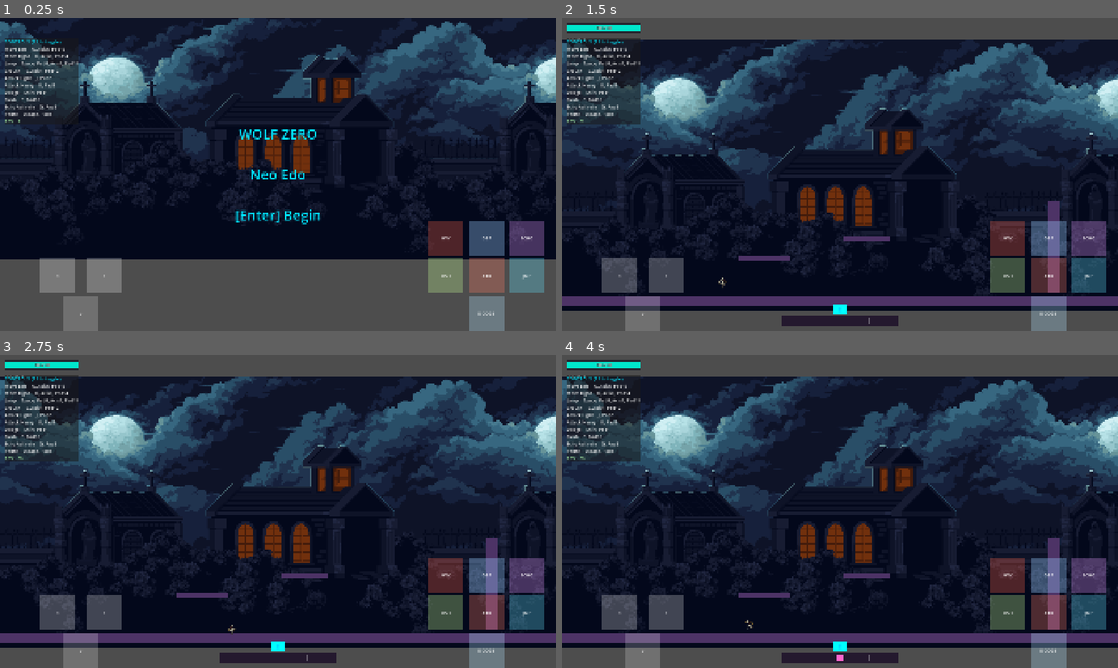
Above: before the commit, frames 1-4 (two rows, left to right).
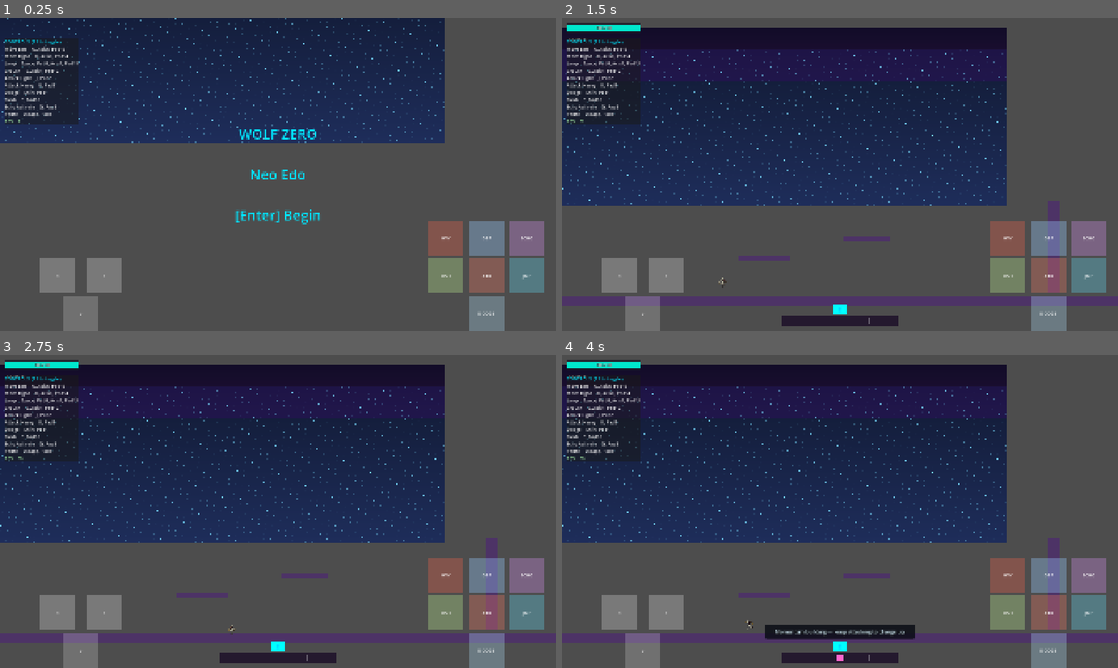
Above: after the commit, the same moments.

Repository: adbarc92/wolf-zero
Game: Godot game, scene res://scenes/main/main.tscn
Two runs of this game, one before a commit and one after it. Both use one fixed random seed, a clock stepped at 60 frames per second and the inputs below.
Inputs (mouse positions are in pixels of both pictures, inside the frame that each line leads up to):
- Up to frame 1 (0.25 s): no input
- Up to frame 2 (1.5 s): tap Enter (ui_accept) at 0.5 s; move the mouse to (962, 158) at 0.52 s; hold D (move_right) 0.53-1.25 s; hold S (crouch) 0.53-1.25 s; click (962, 158) at 0.67 s; tap Space (jump) at 0.77, 1.07 s; tap C (dash) at 0.8 s; drag from (728, 190) to (812, 237) at 1.27 s
- Up to frame 3 (2.75 s): tap Enter (ui_accept) at 2 s; move the mouse to (333, 442) at 2.02 s; hold D (move_right) from 2.03 s (still down); hold Enter (ui_accept) from 2.03 s (still down); tap Space (jump) at 2.3 s
- Up to frame 4 (4 s): release D (move_right) at 2.75 s; release Enter (ui_accept) at 2.75 s; drag from (812, 574) to (673, 464) at 2.77 s; tap R (restart) at 3.5 s; move the mouse to (1006, 558) at 3.52 s; hold A (move_left) from 3.53 s (still down); tap K (attack_heavy) at 3.6 s; tap Space (jump) at 3.77 s; tap C (dash) at 3.8 s

The runs differ from the first frame. In frame 1, 65% of the frame differs, in the area x 0-100%, y 0-78%; in frame 2, 71%; in frame 3, 71%; in frame 4, 71%, in the area x 0-100%, y 3-94%.

Commit message:
integrate(Z): apply swarm lane contract requests
- B: swap _setup_parallax/_add_layer -> add_child(SceneBackdrop.new())
- E: _initialize_ecs uses CharacterFrames.player()/enemy(); delete inline
  _build_*_frames + FK/FK2 consts
- D: add_child(Tutorial.new()) in _ready gated on player_data.tutorial_seen
  (new flag, persisted); first-run-only onboarding
- C: register level_two in Levels (_ORDER + create arm); on level win advance
  via Levels.next_after(current_level_id) (Stage Clear -> restart), else
  VICTORY; menu start resets to Levels.first(); update registry test for the
  two-level chain

Reconcile: import clean, GUT 146/146, headless boot clean, signed Android
debug APK built.

Diff:
--- a/scripts/autoload/game_state.gd
+++ b/scripts/autoload/game_state.gd
@@ -71,6 +71,9 @@
 	"has_dash": false,
 	"has_grapple": false,
 	"has_air_dash": false,
+
+	# First-run onboarding (Lane D): set true once tutorial prompts have shown.
+	"tutorial_seen": false,
 
 	# Echo upgrades
 	"echo_record_time": 3.0,
--- a/scripts/levels/levels.gd
+++ b/scripts/levels/levels.gd
@@ -4,7 +4,7 @@
 ## game from concrete level classes — add a level by writing a Level subclass and
 ## registering it in `_make` + `_ORDER`.
 
-const _ORDER: Array[String] = ["level_one"]
+const _ORDER: Array[String] = ["level_one", "level_two"]
 
 
 ## Build a fresh Level instance for the given id (falls back to the first level).
@@ -12,6 +12,8 @@
 	match id:
 		"level_one":
 			return LevelOne.new()
+		"level_two":
+			return LevelTwo.new()
 		_:
 			push_warning("Levels: unknown level id '%s', using first level" % id)
 			return LevelOne.new()
--- a/scripts/main/main.gd
+++ b/scripts/main/main.gd
@@ -2,9 +2,6 @@
 ## Main game controller
 ##
 ## Initializes ECS systems and manages game flow.
-
-const FK := "res://assets/FreeKnight_v1/Colour1/NoOutline/120x80_PNGSheets/"
-const FK2 := "res://assets/FreeKnight_v1/Colour2/NoOutline/120x80_PNGSheets/"
 
 @onready var game: Node2D = $Game
 @onready var entities_node: Node2D = $Game/Entities
@@ -47,10 +44,16 @@
 	_initialize_ecs()
 	_connect_signals()
 	_setup_vfx_manager()
-	_setup_parallax()
+	add_child(SceneBackdrop.new())
 
 	_audio = AudioManager.new()
 	add_child(_audio)
+
+	# First-run onboarding prompts (Lane D). Shown once, then persisted as seen.
+	if not GameState.player_data.get("tutorial_seen", false):
+		add_child(Tutorial.new())
+		GameState.player_data["tutorial_seen"] = true
+		GameState.save_game()
 
 	add_child(ScreenManager.new())
 	process_mode = Node.PROCESS_MODE_ALWAYS   # so _unhandled_input/_process run while paused
@@ -84,70 +87,12 @@
 
 	var anim := AnimationSystem.new()
 	anim.frame_sets = {
-		"player": _build_player_frames(),
-		"enemy": _build_enemy_frames(),
+		"player": CharacterFrames.player(),
+		"enemy": CharacterFrames.enemy(),
 	}
 	ECS.register_system(anim)
 
 	print("ECS initialized with %d systems" % ECS.get_debug_info().system_count)
-
-
-func _build_player_frames() -> SpriteFrames:
-	var sf := SpriteFrames.new()
-	if sf.has_animation("default"):
-		sf.remove_animation("default")
-	SpriteFramesBuilder.add_strip(sf, "idle", load(FK + "_Idle.png"), 120, 80, 10.0)
-	SpriteFramesBuilder.add_strip(sf, "run", load(FK + "_Run.png"), 120, 80, 14.0)
-	SpriteFramesBuilder.add_strip(sf, "jump", load(FK + "_Jump.png"), 120, 80, 10.0, false)
-	SpriteFramesBuilder.add_strip(sf, "fall", load(FK + "_Fall.png"), 120, 80, 10.0, false)
-	SpriteFramesBuilder.add_strip(sf, "dash", load(FK + "_Dash.png"), 120, 80, 14.0, false)
-	SpriteFramesBuilder.add_strip(sf, "roll", load(FK + "_Roll.png"), 120, 80, 14.0, false)
-	SpriteFramesBuilder.add_strip(sf, "slide", load(FK + "_Slide.png"), 120, 80, 14.0, false)
-	SpriteFramesBuilder.add_strip(sf, "light_1", load(FK + "_Attack.png"), 120, 80, 16.0, false)
-	SpriteFramesBuilder.add_strip(sf, "light_2", load(FK + "_Attack2.png"), 120, 80, 16.0, false)
-	SpriteFramesBuilder.add_strip(sf, "light_3", load(FK + "_AttackCombo.png"), 120, 80, 16.0, false)
-	SpriteFramesBuilder.add_strip(sf, "light_4", load(FK + "_AttackCombo.png"), 120, 80, 16.0, false)
-	SpriteFramesBuilder.add_strip(sf, "light_5", load(FK + "_AttackCombo.png"), 120, 80, 16.0, false)
-	SpriteFramesBuilder.add_strip(sf, "hit", load(FK + "_Hit.png"), 120, 80, 12.0, false)
-	SpriteFramesBuilder.add_strip(sf, "crouch", load(FK + "_Crouch.png"), 120, 80, 8.0)
-	SpriteFramesBuilder.add_strip(sf, "crouch_walk", load(FK + "_CrouchWalk.png"), 120, 80, 12.0)
-	SpriteFramesBuilder.add_strip(sf, "wall_slide", load(FK + "_WallSlide.png"), 120, 80, 10.0)
-	SpriteFramesBuilder.add_strip(sf, "wall_climb", load(FK + "_WallClimb.png"), 120, 80, 12.0)
-	SpriteFramesBuilder.add_strip(sf, "death", load(FK + "_Death.png"), 120, 80, 10.0, false)
-	SpriteFramesBuilder.add_strip(sf, "jump_fall_inbetween", load(FK + "_JumpFallInbetween.png"), 120, 80, 10.0, false)
-	SpriteFramesBuilder.add_strip(sf, "turn_around", load(FK + "_TurnAround.png"), 120, 80, 14.0, false)
-	SpriteFramesBuilder.add_strip(sf, "crouch_transition", load(FK + "_CrouchTransition.png"), 120, 80, 14.0, false)
-	SpriteFramesBuilder.add_strip(sf, "crouch_attack", load(FK + "_CrouchAttack.png"), 120, 80, 14.0, false)
-	SpriteFramesBuilder.add_strip(sf, "light_1_nomove", load(FK + "_AttackNoMovement.png"), 120, 80, 16.0, false)
-	SpriteFramesBuilder.add_strip(sf, "light_2_nomove", load(FK + "_Attack2NoMovement.png"), 120, 80, 16.0, false)
-	SpriteFramesBuilder.add_strip(sf, "light_3_nomove", load(FK + "_AttackComboNoMovement.png"), 120, 80, 16.0, false)
-	SpriteFramesBuilder.add_strip(sf, "light_4_nomove", load(FK + "_AttackComboNoMovement.png"), 120, 80, 16.0, false)
-	SpriteFramesBuilder.add_strip(sf, "light_5_nomove", load(FK + "_AttackComboNoMovement.png"), 120, 80, 16.0, false)
-	return sf
-
-
-func _build_enemy_frames() -> SpriteFrames:
-	var sf := SpriteFrames.new()
-	if sf.has_animation("default"):
-		sf.remove_animation("default")
-	SpriteFramesBuilder.add_strip(sf, "idle", load(FK2 + "_Idle.png"), 120, 80, 10.0)
-	SpriteFramesBuilder.add_strip(sf, "run", load(FK2 + "_Run.png"), 120, 80, 12.0)
-	SpriteFramesBuilder.add_strip(sf, "light_1", load(FK2 + "_Attack.png"), 120, 80, 14.0, false)
-	SpriteFramesBuilder.add_strip(sf, "slide", load(FK2 + "_Slide.png"), 120, 80, 14.0, false)
-	SpriteFramesBuilder.add_strip(sf, "hit", load(FK2 + "_Hit.png"), 120, 80, 12.0, false)
-	SpriteFramesBuilder.add_strip(sf, "wall_slide", load(FK2 + "_WallSlide.png"), 120, 80, 10.0)
-	SpriteFramesBuilder.add_strip(sf, "wall_climb", load(FK2 + "_WallClimb.png"), 120, 80, 12.0)
-	SpriteFramesBuilder.add_strip(sf, "death", load(FK2 + "_Death.png"), 120, 80, 10.0, false)
-	SpriteFramesBuilder.add_strip(sf, "jump_fall_inbetween", load(FK2 + "_JumpFallInbetween.png"), 120, 80, 10.0, false)
-	SpriteFramesBuilder.add_strip(sf, "turn_around", load(FK2 + "_TurnAround.png"), 120, 80, 14.0, false)
-	SpriteFramesBuilder.add_strip(sf, "crouch_transition", load(FK2 + "_CrouchTransition.png"), 120, 80, 14.0, false)
-	SpriteFramesBuilder.add_strip(sf, "crouch_attack", load(FK2 + "_CrouchAttack.png"), 120, 80, 14.0, false)
-	SpriteFramesBuilder.add_strip(sf, "light_1_nomove", load(FK2 + "_AttackNoMovement.png"), 120, 80, 16.0, false)
-	SpriteFramesBuilder.add_strip(sf, "light_2_nomove", load(FK2 + "_Attack2NoMovement.png"), 120, 80, 16.0, false)
-	SpriteFramesBuilder.add_strip(sf, "light_3_nomove", load(FK2 + "_AttackComboNoMovement.png"), 120, 80, 16.0, false)
-	SpriteFramesBuilder.add_strip(sf, "light_4_nomove", load(FK2 + "_AttackComboNoMovement.png"), 120, 80, 16.0, false)
-	SpriteFramesBuilder.add_strip(sf, "light_5_nomove", load(FK2 + "_AttackComboNoMovement.png"), 120, 80, 16.0, false)
-	return sf
 
 
 func _setup_vfx_manager() -> void:
@@ -156,31 +101,6 @@
 
 	# Set effect container for spawning VFX
 	VFXManager.set_effect_container(entities_node)
-
-
-func _setup_parallax() -> void:
-	var pbg := ParallaxBackground.new()
-	pbg.name = "Parallax"
-	_add_layer(pbg, "res://assets/MoonlitGraveyard/Background_0.png", 0.2, Vector2(2, 2))
-	_add_layer(pbg, "res://assets/MoonlitGraveyard/Background_1.png", 0.5, Vector2(2, 2))
-	add_child(pbg)
-
-
-func _add_layer(pbg: ParallaxBackground, path: String, scroll_scale: float, scale_v: Vector2) -> void:
-	var tex = load(path)
-	if tex == null:
-		push_warning("Parallax layer missing: " + path)
-		return
-	var layer := ParallaxLayer.new()
-	layer.motion_scale = Vector2(scroll_scale, scroll_scale)
-	layer.motion_mirroring = Vector2(tex.get_width() * scale_v.x, 0)
-	var spr := Sprite2D.new()
-	spr.texture = tex
-	spr.centered = false
-	spr.scale = scale_v
-	spr.position = Vector2(0, 0)
-	layer.add_child(spr)
-	pbg.add_child(layer)
 
 
 func _connect_signals() -> void:
@@ -254,6 +174,19 @@
 	_clear_level()
 	await get_tree().process_frame
 	_start_level()
+
+
+## Level cleared: advance into the next registered level, or finish the run if
+## this was the last one. Drives progression through GameState.current_level_id.
+func _advance_or_finish() -> void:
+	var next_id := Levels.next_after(GameState.current_level_id)
+	if next_id != "":
+		GameState.current_level_id = next_id
+		GameEvents.ui_show_message.emit("Stage Clear", 2.0)
+		_restart_level()
+	else:
+		GameState.win_run()
+		get_tree().paused = true
 
 
 func _build_level() -> void:
@@ -483,6 +416,7 @@
 	match GameState.current_state:
 		GameState.State.MENU:
 			if event.is_action_pressed("ui_accept") or event.is_action_pressed("jump"):
+				GameState.current_level_id = Levels.first()
 				_start_level()
 		GameState.State.PLAYING:
 			if event.is_action_pressed("pause"):
@@ -528,8 +462,7 @@
 				and _living_count(_arena_enemies[final_idx]) == 0
 			if not _won and _level.is_level_won(px, final_cleared):
 				_won = true
-				GameState.win_run()
-				get_tree().paused = true
+				_advance_or_finish()
 
 	# Update echo cooldown HUD
 	var echo_data = ECS.get_component(_player_entity_id, "echo_data")
@@ -672,8 +605,7 @@
 	if b and b.get("is_final", true) and not _won:
 		_won = true
 		GameEvents.boss_defeated.emit()
-		GameState.win_run()
-		get_tree().paused = true
+		_advance_or_finish()
 
 	# Destroy enemy (this also removes its dying component)
 	var node = ECS.get_entity_node(eid)
--- a/test/unit/test_levels_registry.gd
+++ b/test/unit/test_levels_registry.gd
@@ -22,7 +22,8 @@
 func test_registry_order_helpers():
 	assert_eq(Levels.first(), "level_one")
 	assert_true(Levels.order().has("level_one"))
-	assert_eq(Levels.next_after("level_one"), "", "no level after the last one")
+	assert_eq(Levels.next_after("level_one"), "level_two", "level_two follows level_one")
+	assert_eq(Levels.next_after("level_two"), "", "no level after the last one")
 	assert_eq(Levels.next_after("bogus"), "", "unknown id has no successor")
 
 
